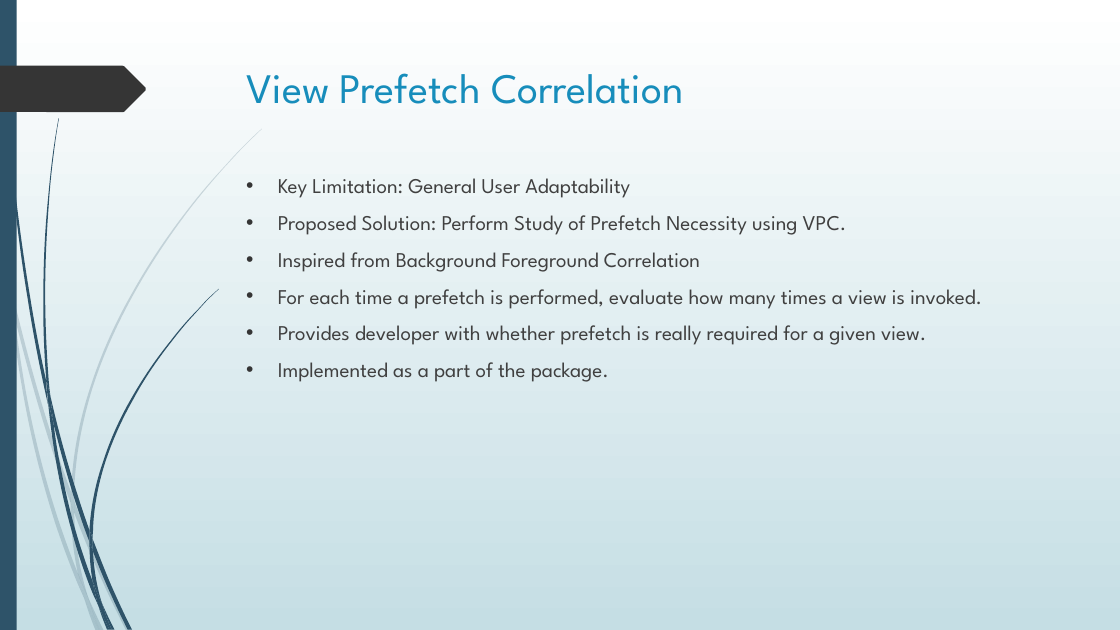
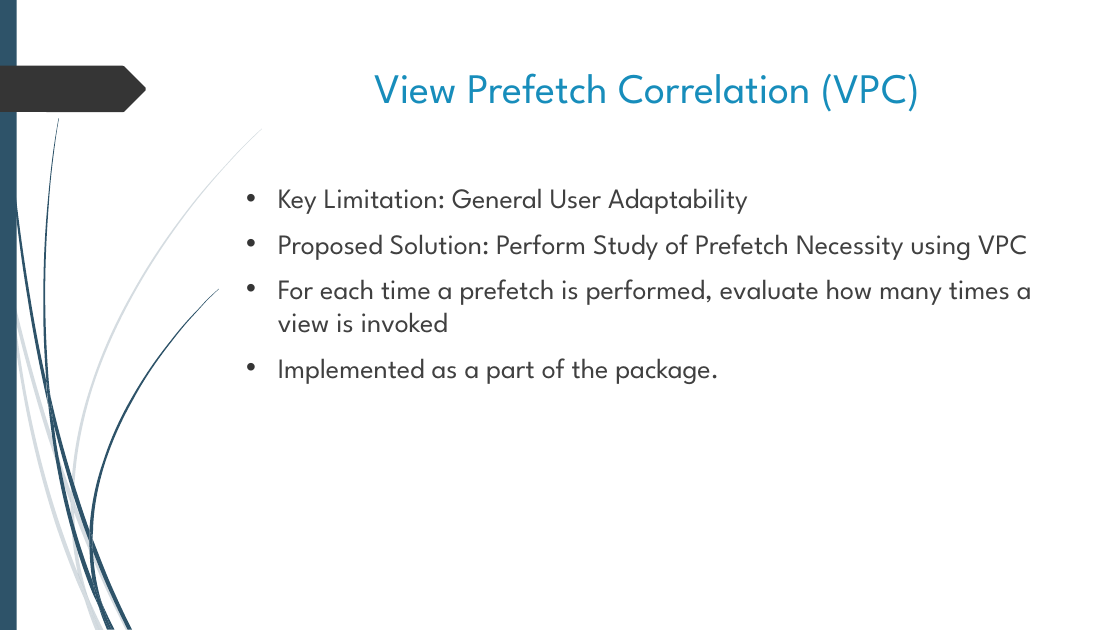
Before and after one commit to shahamish150294/PrefetchProcrastinatorAndroid, a slide deck: slide 8 of Prefetch Procrastinator Final Presentation.pptx (slide 14 before the commit). Drawn at 1120x630 pixels with LibreOffice and Linux fonts; fonts in the diff are those of the drawing. Boxes give left, top, right and bottom in pixels: in the first picture for what was removed or moved away, otherwise in the second. Text is boxed around its words. In the diff, an @@ line names an element or a change of style, - is before the commit and + after.

```diff
--- a/Prefetch Procrastinator Final Presentation.pptx
+++ b/Prefetch Procrastinator Final Presentation.pptx
@@ background gradient #FFFFFF to #C5DEE5 to #FFFFFF @@
@@ title at (374, 73, 920, 112): text changed @@
-View Prefetch Correlation
+View Prefetch Correlation (VPC)
@@ text at (278, 188, 748, 384): size 18 to 24 pt in "Key Limitation: General User Adaptability", "Implemented as a part of the package." @@
@@ text at (278, 234, 1032, 333): text changed; size 18 to 24 pt @@
-• Proposed Solution: Perform Study of Prefetch Necessity using VPC.
-• Inspired from Background Foreground Correlation
-• For each time a prefetch is performed, evaluate how many times a view is invoked.
-• Provides developer with whether prefetch is really required for a given view.
+• Proposed Solution: Perform Study of Prefetch Necessity using VPC
+• For each time a prefetch is performed, evaluate how many times a view is invoked
```
Also in this commit, not shown: 14 other slides changed, 6 slides removed.
